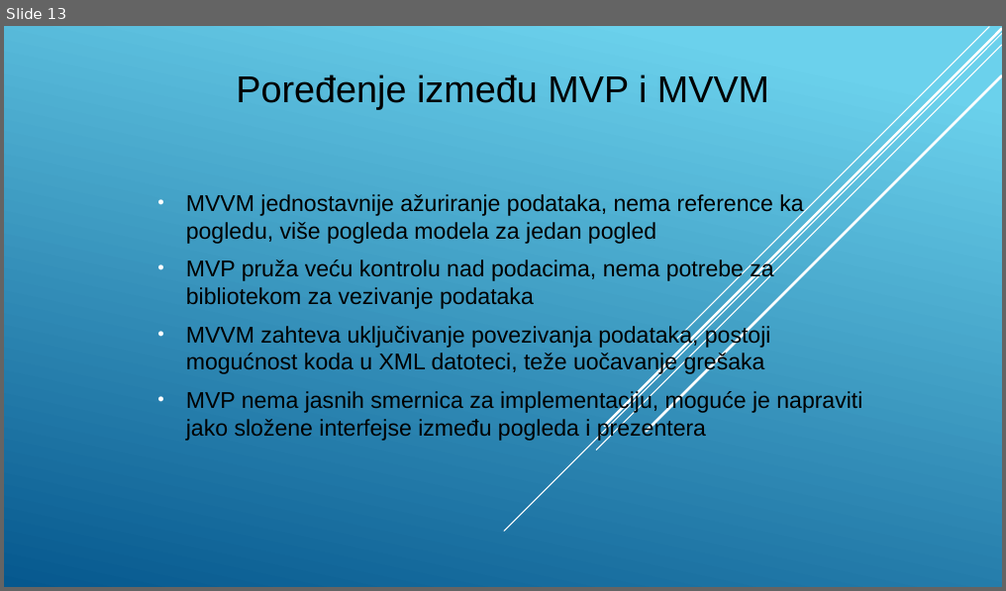
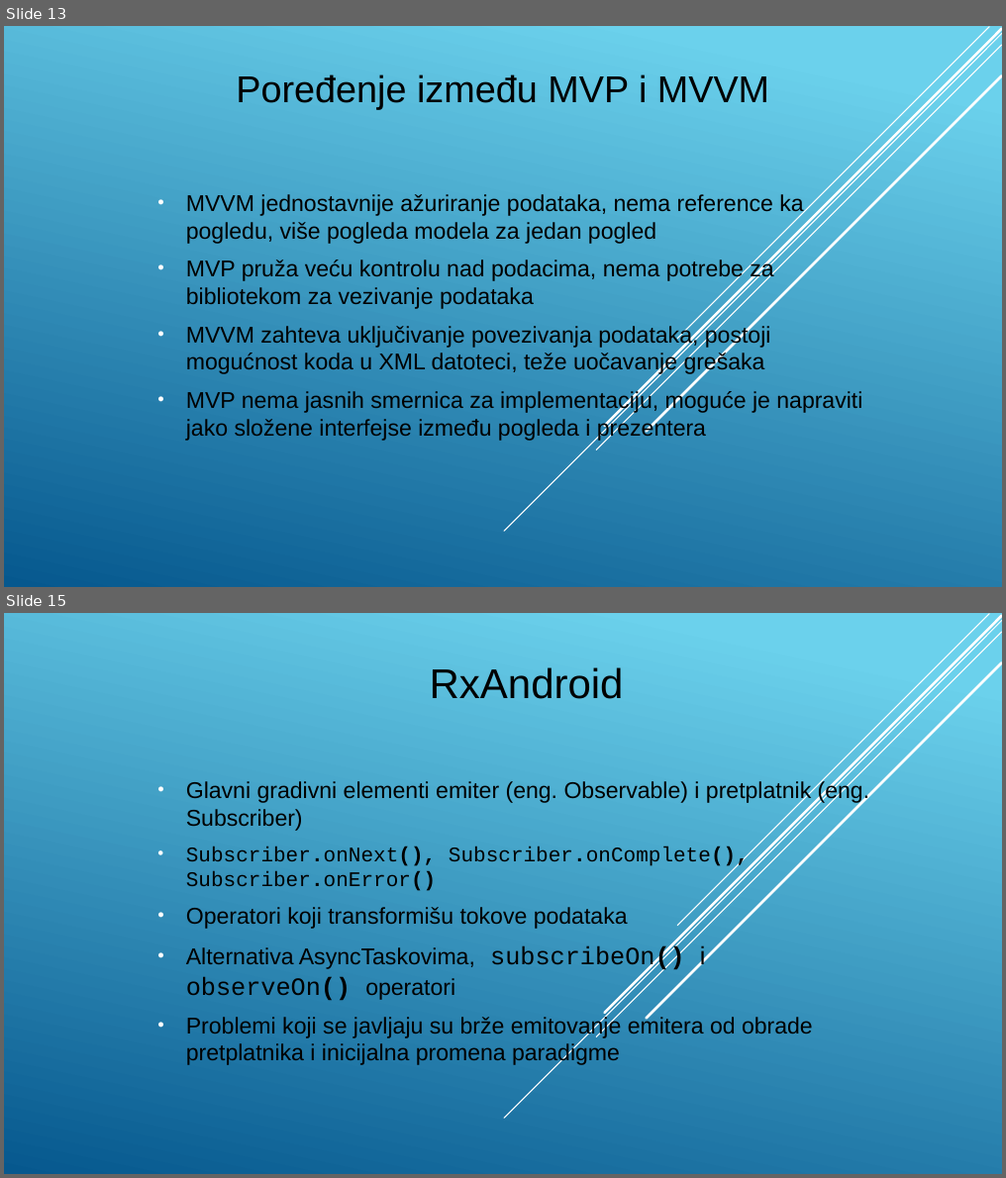
Before and after one commit to stefan11091991/masterRadAndroid, a slide deck: prezentacija.pptx. Shown one above the other, each under a label of ours: slide 13 before the commit, slides 13 and 15 after it; the slides between them are not shown. The pictures are 1006x591 and 1006x1178 pixels, drawn with LibreOffice and Linux fonts; fonts in the diff are those of the drawing. Boxes give left, top, right and bottom in pixels: in the first picture for what was removed or moved away, otherwise in the second. Text is boxed around its words. In the diff, an @@ line names an element or a change of style, - is before the commit and + after.

```diff
--- a/prezentacija.pptx
+++ b/prezentacija.pptx
@@ slide 15 added at bbox=[4, 613, 1002, 1174], background gradient #6ED2EB to #06588E; not listed: 5 template elements that a slide beside it also shows @@
@@ title added at bbox=[430, 667, 624, 699], 40 pt, text #000000 @@
+RxAndroid
@@ subtitle added at bbox=[186, 780, 869, 1066], 22 pt, text #000000 @@
+• Glavni gradivni elementi emiter (eng. Observable) i pretplatnik (eng. Subscriber)
+• Subscriber.onNext(), Subscriber.onComplete(), Subscriber.onError()
+• Operatori koji transformišu tokove podataka
+• Alternativa AsyncTaskovima, subscribeOn() i observeOn() operatori
+• Problemi koji se javljaju su brže emitovanje emitera od obrade pretplatnika i inicijalna promena paradigme
```
Also in this commit, not shown: 11 other slides added, 3 other files.
